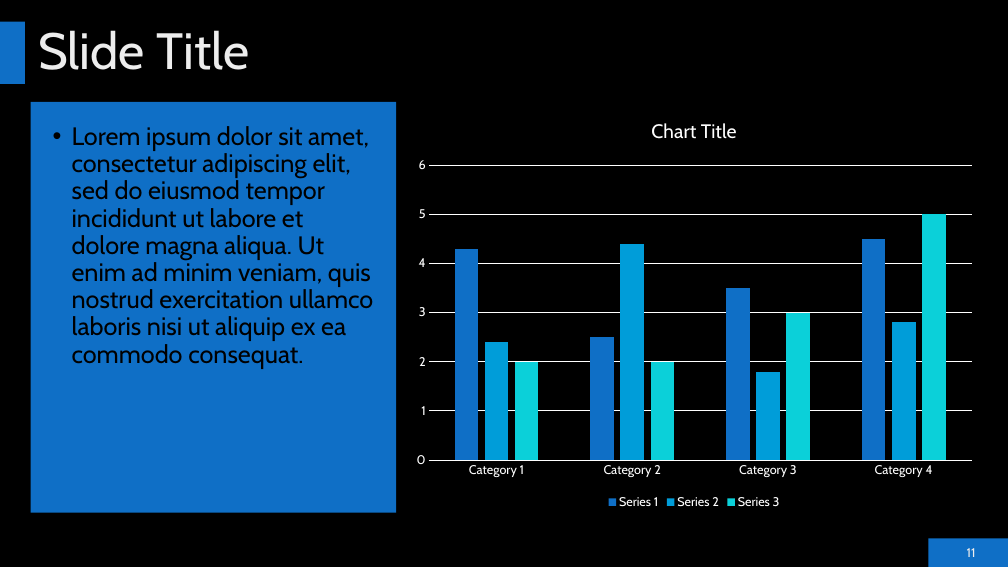
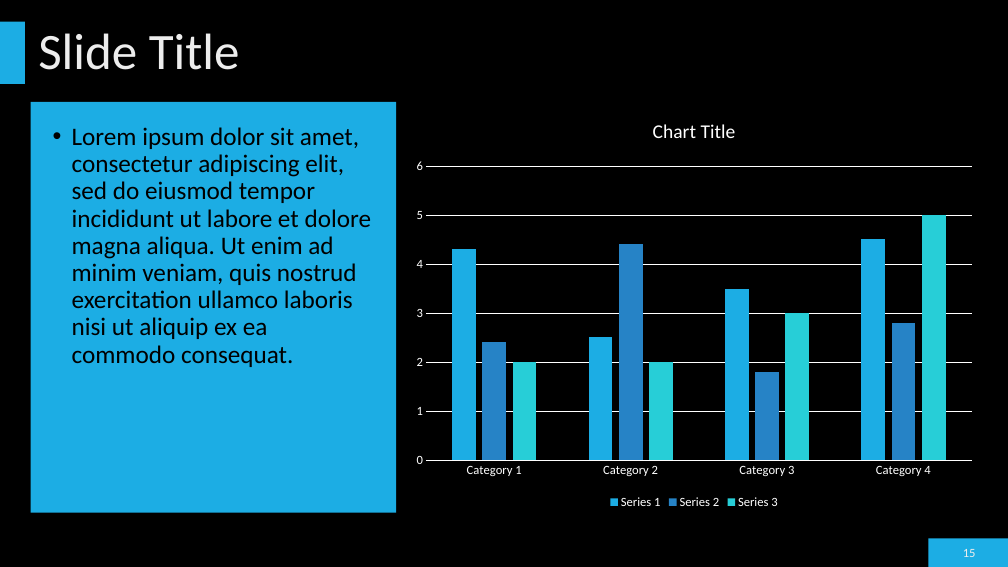
Before and after one commit to ElDon2308/Airline-Sentiment-Analysis, a slide deck: slide 15 of Airline Sentiment Analysis Presentation.pptx (slide 11 before the commit). Drawn at 1008x567 pixels with LibreOffice and Linux fonts; fonts in the diff are those of the drawing; background and template pictures are left out. Boxes give left, top, right and bottom in pixels: in the first picture for what was removed or moved away, otherwise in the second. Text is boxed around its words. In the diff, an @@ line names an element or a change of style, - is before the commit and + after.

```diff
--- a/Airline Sentiment Analysis Presentation.pptx
+++ b/Airline Sentiment Analysis Presentation.pptx
@@ title "Slide Title" at bbox=[38, 33, 240, 70]: font Cabin to Calibri @@
@@ fill #0F6FC6 to #1CADE4 in 3 elements at bbox=[929, 538, 1008, 567], bbox=[0, 21, 25, 84], bbox=[31, 102, 396, 513] @@
@@ column chart at bbox=[405, 102, 984, 513] @@
@@ colour of Series 1 #0F6FC6 to #1CADE4 @@
@@ colour of Series 2 #009DD9 to #2683C6 @@
@@ colour of Series 3 #0BD0D9 to #27CED7 @@
@@ legend changed @@
@@ category axis changed @@
@@ value axis changed @@
@@ lettering changed @@
@@ text "Lorem ipsum dolor sit amet, ..." at bbox=[72, 127, 372, 367]: font Cabin to Calibri @@
@@ page number at bbox=[963, 549, 976, 557]: text changed; font Cabin to Calibri @@
-11
+15
```
Also in this commit, not shown: 4 other slides changed, 10 slides added, 6 slides removed, 2 other files.
